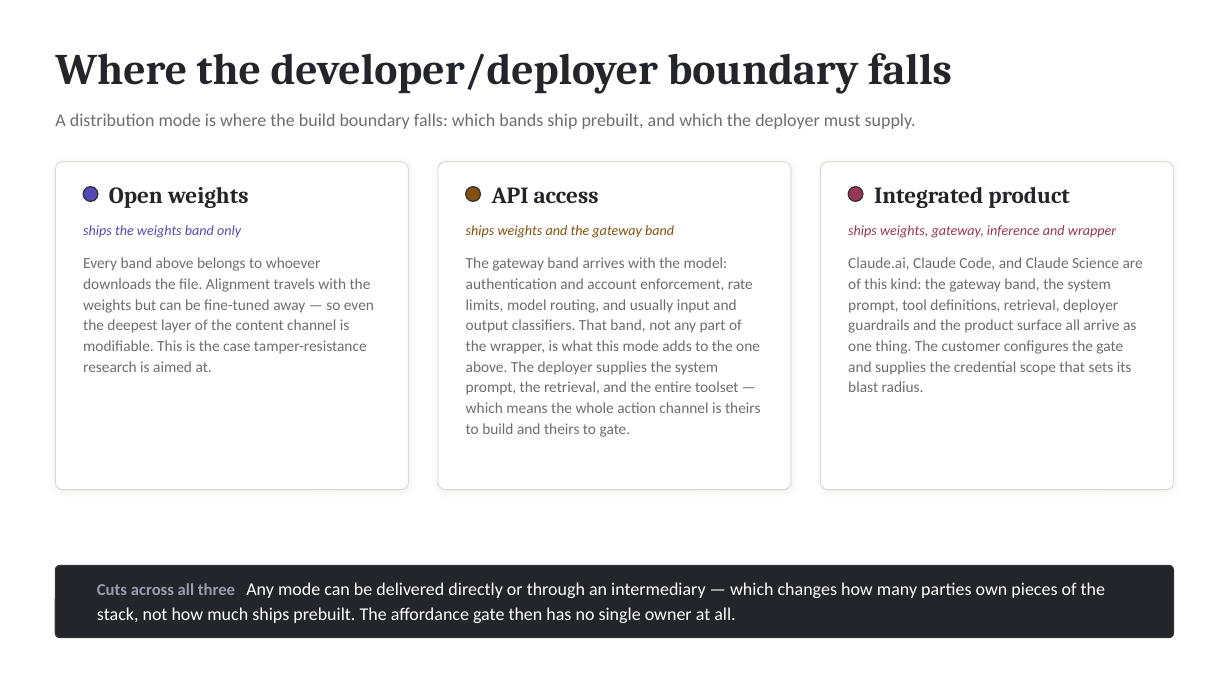
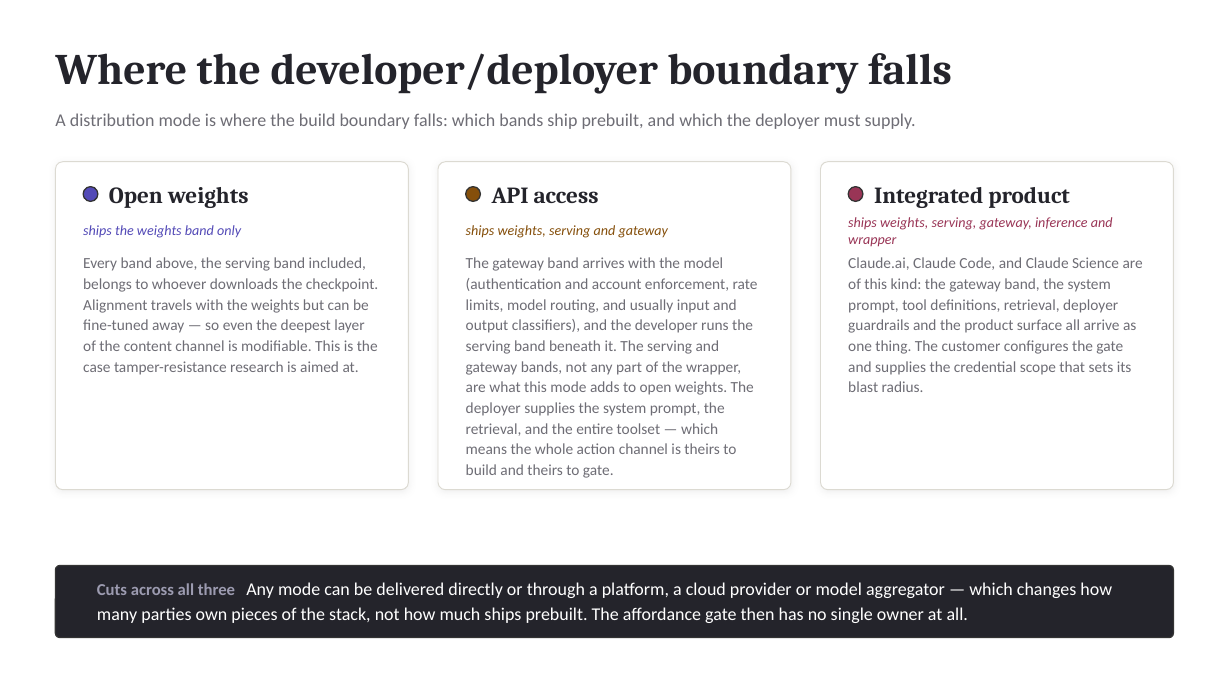
Before and after one commit to djc2002us/where-control-lives, a slide deck: slide 35 of where-control-lives-deck.pptx (slide 34 before the commit). Drawn at 1232x693 pixels with LibreOffice and Linux fonts; fonts in the diff are those of the drawing. Boxes give left, top, right and bottom in pixels: in the first picture for what was removed or moved away, otherwise in the second. Text is boxed around its words. In the diff, an @@ line names an element or a change of style, - is before the commit and + after.

```diff
--- a/where-control-lives-deck.pptx
+++ b/where-control-lives-deck.pptx
@@ text at bbox=[466, 225, 668, 238]: text changed @@
-ships weights and the gateway band
+ships weights, serving and gateway
@@ text at bbox=[848, 217, 1113, 247]: text changed @@
-ships weights, gateway, inference and wrapper
+ships weights, serving, gateway, inference and wrapper
@@ text at bbox=[83, 257, 378, 375]: text changed @@
-Every band above belongs to whoever downloads the file. Alignment travels with the weights but can be fine-tuned away — so even the deepest layer of the content channel is modifiable. This is the case tamper-resistance research is aimed at.
+Every band above, the serving band included, belongs to whoever downloads the checkpoint. Alignment travels with the weights but can be fine-tuned away — so even the deepest layer of the content channel is modifiable. This is the case tamper-resistance research is aimed at.
@@ text at bbox=[466, 257, 758, 478]: text changed @@
-The gateway band arrives with the model: authentication and account enforcement, rate limits, model routing, and usually input and output classifiers. That band, not any part of the wrapper, is what this mode adds to the one above. The deployer supplies the system prompt, the retrieval, and the entire toolset — which means the whole action channel is theirs to build and theirs to gate.
+The gateway band arrives with the model (authentication and account enforcement, rate limits, model routing, and usually input and output classifiers), and the developer runs the serving band beneath it. The serving and gateway bands, not any part of the wrapper, are what this mode adds to open weights. The deployer supplies the system prompt, the retrieval, and the entire toolset — which means the whole action channel is theirs to build and theirs to gate.
@@ text at bbox=[97, 582, 1112, 623]: text changed @@
-Cuts across all three Any mode can be delivered directly or through an intermediary — which changes how many parties own pieces of the stack, not how much ships prebuilt. The affordance gate then has no single owner at all.
+Cuts across all three Any mode can be delivered directly or through a platform, a cloud provider or model aggregator — which changes how many parties own pieces of the stack, not how much ships prebuilt. The affordance gate then has no single owner at all.
```
Also in this commit, not shown: 37 other slides changed, 1 slide added, 4 other files.
